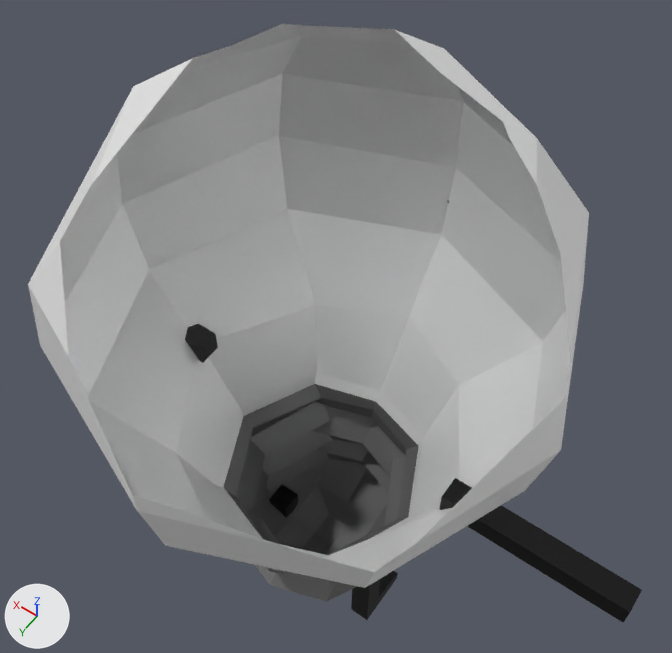
What one commit did to the FBX model Assets/Models/LightBulbCharacter.fbx.
One viewpoint serves both versions: a 50 mm lens placed at (-0.998, 1.323, 3.947), pointed at (0.099, -0.213, 1.534). The lights are fixed; the arrows at lower left show +X, +Y and +Z. The older version comes first. Everything nearer to the camera than a plane just in front of the edit is cut away. Where no turn or scale is listed for an object, it has been applied to the vertices.

The older version as bpy lines, for what is in view:
```python
me_cube_004 = bpy.data.meshes.new('Cube.004')
me_cube_004.from_pydata(...)  # 28 vertices, 26 faces; spans x -0.041..0.041, y -0.195..0.041, z -0.279..0.279
me_cube_004.materials.append(mat_lightbulb)  # picture img_lampbulbtexture_png
me_cube_011 = bpy.data.meshes.new('Cube.011')
me_cube_011.from_pydata(...)  # 32 vertices, 30 faces; spans x -0.309..0.309, y -0.04..0.04, z -0.04..0.04
me_cube_011.materials.append(mat_lightbulb)  # picture img_lampbulbtexture_png
me_cube_017 = bpy.data.meshes.new('Cube.017')
me_cube_017.from_pydata(...)  # 65 vertices, 60 faces; spans x -0.76..0.76, y -0.75..0.75, z 0.18..1.87
me_cube_017.materials.append(mat_lightbulb)  # picture img_lampbulbtexture_png
ob_leftarm_001 = bpy.data.objects.new('LeftArm.001', me_cube_011)
ob_leftarm_001.location = (-0.79, 0.007, 1.355)
ob_lightbulbtop = bpy.data.objects.new('LightBulbTop', me_cube_017)
ob_lightbulbtop.location = (0.006, 0.0, 0.831)
ob_rightleg_001 = bpy.data.objects.new('RightLeg.001', me_cube_004)
ob_rightleg_001.location = (-0.206, 0.0, 0.282)
# also in view: 'LightBulbLow' at (0.006, 0.0, 0.741)
```
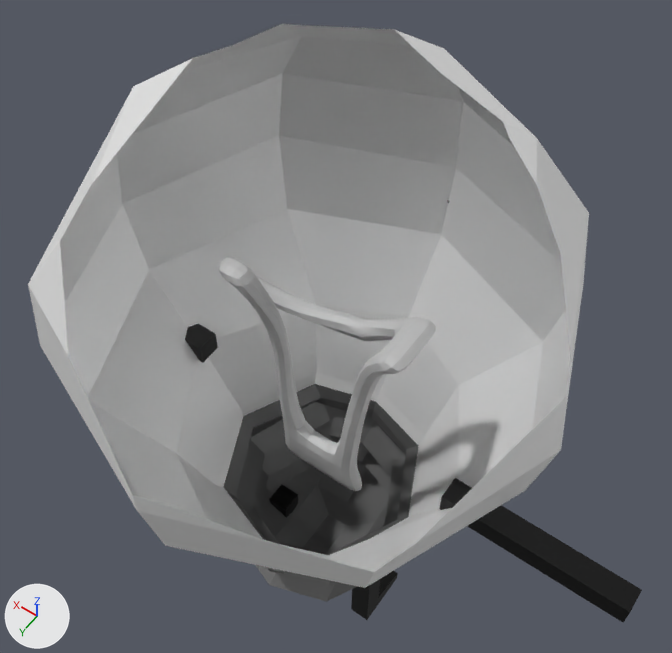
The edits, one by one:
Mesh me_cube_018_1 is new.
It has 425 vertices, 428 faces and spans x -0.307..0.388, y -0.172..0.046, z -0.073..0.811.
Object 'InsideLight' (ob_insidelight) is new; it shows me_cube_018_1.
Its location is (0.01, 0.0, 1.08).

Pixel boxes (x1, y1, x2, y2) of what changed, in the pictures (672 x 653 px):
'InsideLight', added: after (219, 257, 436, 491)
